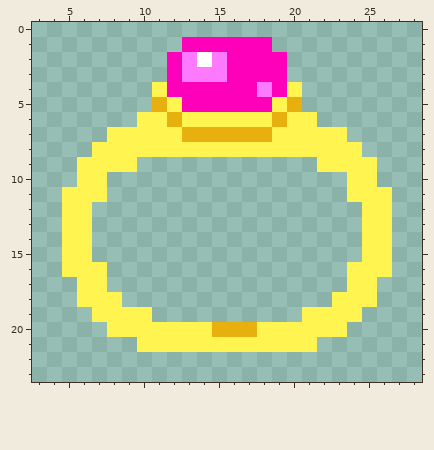
Pixel-art sprite: packages/nouns-img-permutator/assets/layer-3/head-ring.png. The picture above was drawn from the file before the commit.
The file is 32x32 pixels. Shown: x 3..28, y 0..23.
The same view after the edit:
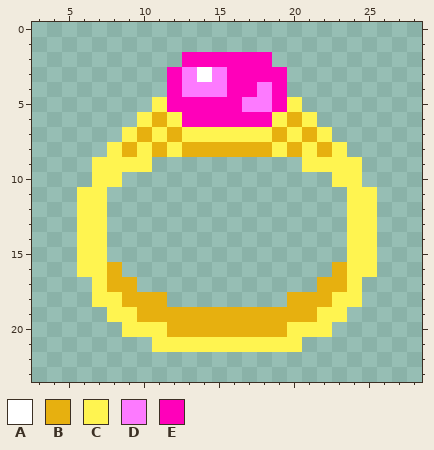
Palette (. is transparent): A #ffffff  B #e7b00f  C #fff450  D #fd7aff  E #ff00ba
Changes in this commit:
y 1: x 13..18 EEEEEE -> ......
y 2: x 12..15 EDAD -> .EEE; x 19 E -> .
y 3: x 14 D -> A
y 4: x 11 C -> .; x 13..15 EEE -> DDD; x 20 C -> .
y 5: x 11..12 BC -> CE; x 17..20 EECB -> DDEC
y 6: x 11..20 CBCCCCCCBC -> BCEEEEEECB
y 7: x 8 C -> .; x 10 C -> B; x 12..19 CBBBBBBC -> BCCCCCCB; x 21 C -> B; x 23 C -> .
y 8: x 7 C -> .; x 9 C -> B; x 11 C -> B; x 13..18 CCCCCC -> BBBBBB; x 20 C -> B; x 22 C -> B; x 24 C -> .
y 9: x 6 C -> .; x 10 . -> C; x 21 . -> C; x 25 C -> .
y 10: x 6 C -> .; x 8 . -> C; x 23 . -> C; x 25 C -> .
y 11: x 5 C -> .; x 26 C -> .
y 12..15: x 5 C -> .; x 7 . -> C; x 24 . -> C; x 26 C -> .
y 16: x 5 C -> .; x 8 . -> B; x 23 . -> B; x 26 C -> .
y 17: x 6 C -> .; x 8..9 .. -> BB; x 22..23 .. -> BB; x 25 C -> .
y 18: x 6 C -> .; x 9..11 ... -> BBB; x 20..22 ... -> BBB; x 25 C -> .
y 19: x 7 C -> .; x 10..21 C..........C -> BBBBBBBBBBBB; x 24 C -> .
y 20: x 8 C -> .; x 12..14 CCC -> BBB; x 18..19 CC -> BB; x 23 C -> .
y 21: x 10 C -> .; x 21 C -> .
Where, in picture pixels (left, top, right, bottom), the same in both pictures:
changed: (62, 37, 392, 352)
